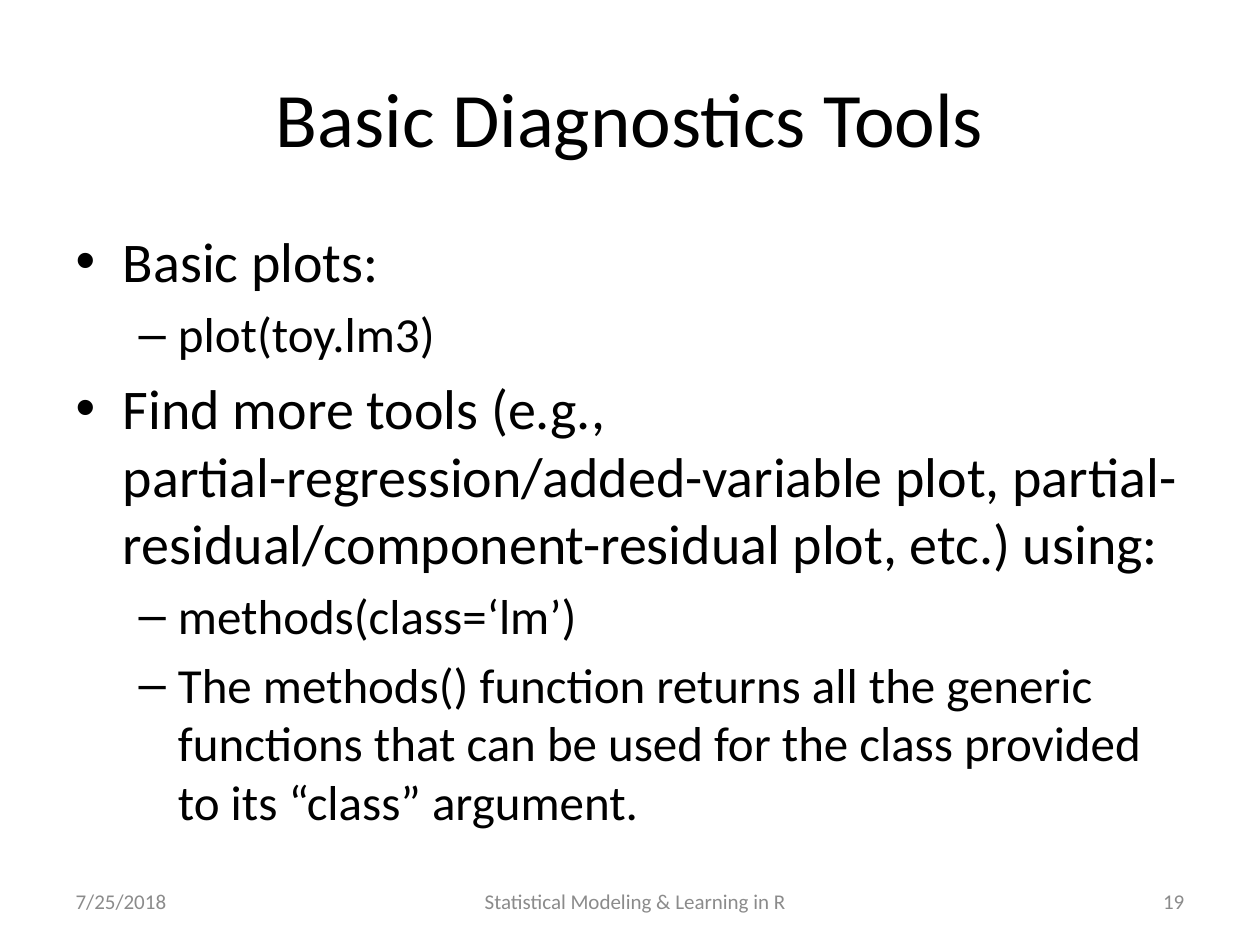
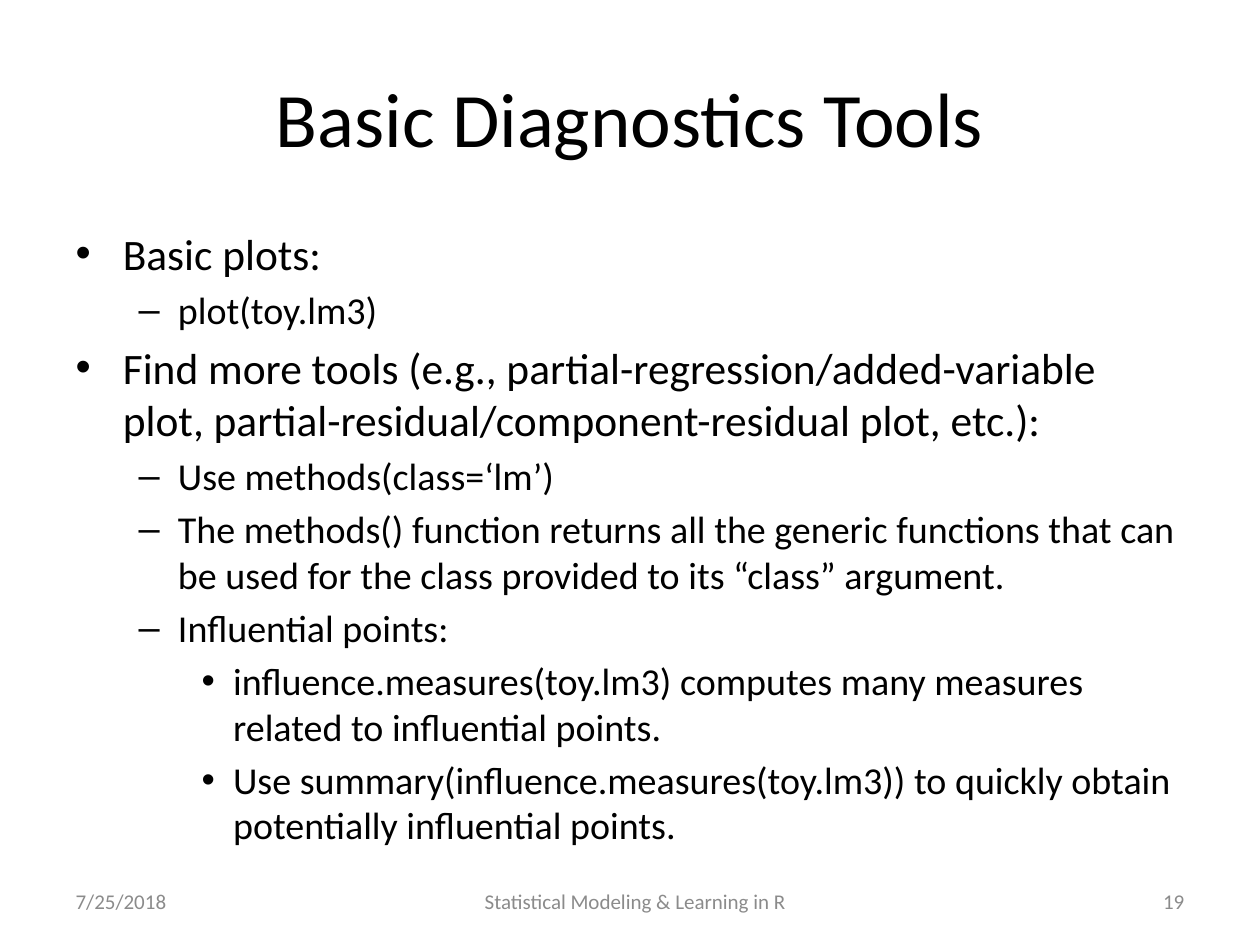
Before and after one commit to katherinesimeon/Statistical-Modeling-and-Learning-in-R, a slide deck: slide 19 of main.pptx. Drawn at 1260x945 pixels with LibreOffice and Linux fonts; fonts in the diff are those of the drawing. Boxes give left, top, right and bottom in pixels: in the first picture for what was removed or moved away, otherwise in the second. Text is boxed around its words. In the diff, an @@ line names an element or a change of style, - is before the commit and + after.

```diff
--- a/main.pptx
+++ b/main.pptx
@@ text at [123,240,1174,596]: size 32 to 24.8 pt in "Basic plots:"; size 28 to 21.7 pt in "plot(toy.lm3)", "The methods() function returns all the generic ..."; less space between paragraphs @@
@@ text at [123,352,1095,495]: text changed; size 32 to 24.8 pt @@
-• Find more tools (e.g., partial-regression/added-variable plot, partial-residual/component-residual plot, etc.) using:
-  – methods(class=‘lm’)
+• Find more tools (e.g., partial-regression/added-variable plot, partial-residual/component-residual plot, etc.):
+  – Use methods(class=‘lm’)
@@ text at [178,615,1170,845]: paragraphs added @@
+  – Influential points:
+    • influence.measures(toy.lm3) computes many measures related to influential points.
+    • Use summary(influence.measures(toy.lm3)) to quickly obtain potentially influential points.
```
Also in this commit, not shown: 1 other file.
